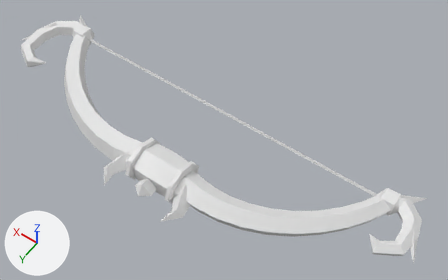
Renders of the FBX model roblox/art/weapons/bow_legendary.fbx from each side of a commit.
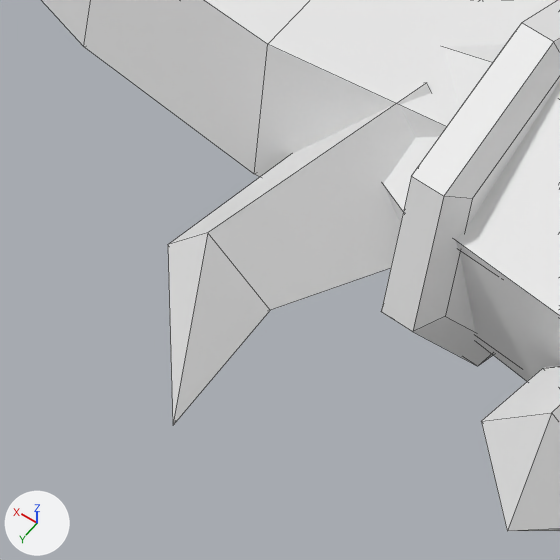
The first picture shows the older version from a 50 mm lens placed at (-3.7, 3.67, 7.27), pointed at (-0.41, -0.94, 0.04). The close-ups show the older and then the newer version on the part from 19% to 32% of the width and 51% to 71% of the height of that picture. Only the edits that show in the close-ups are written down. The axes (+X, +Y, +Z) are drawn at lower left. The lights are the same throughout. The close-ups show mesh edges as thin lines. Where no turn or scale is listed for an object, it has been applied to the vertices.

Objects in the first close-up: 'Fuller', 'Gem', 'Grip', 'Limb_Top', 'Riser', 'Tips'.
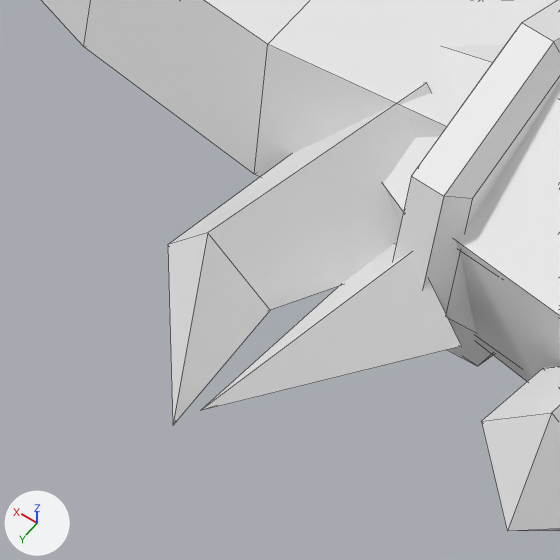
What changed in the scene script:
```text
Change me_fuller_002:
    used by ob_fuller; location = (0.0, 0.0, 0.0)
    verts and faces of me_fuller_002; kept vertices keep their numbers, new ones are numbered from 64
    remove me_fuller_002.from_pydata(...)  # 64 vertices, 52 faces; spans x -0.41..0.41, y -0.36..0.36, z -0.3..0.3
    add me_fuller_002.from_pydata(...)  # 74 vertices, 62 faces; spans x -0.486..0.486, y -0.36..0.638, z -0.3..0.3
    me_fuller_002 part 1
    add verts[69] = (0.36, 0.3, -0.11)
    add verts[70] = (0.257, 0.338, 0.0)  # pixel (461, 346)
    add verts[71] = (0.36, 0.3, 0.11)
    add verts[72] = (0.463, 0.262, 0.0)
    add verts[73] = (0.486, 0.638, 0.0)  # pixel (200, 410)
    add faces += [(69, 72, 71, 70), (69, 70, 73), (70, 71, 73), (71, 72, 73), (69, 73, 72)]
    other edits to the shape of me_fuller_002 do not show in these pictures
```

Pixel boxes (x1, y1, x2, y2) of what changed, in the close-ups (560 x 560 px):
'Fuller', reshaped: before (381, 0, 560, 366); after (200, 0, 560, 411)
part 1 of me_fuller_002, added: after (200, 244, 461, 411)
